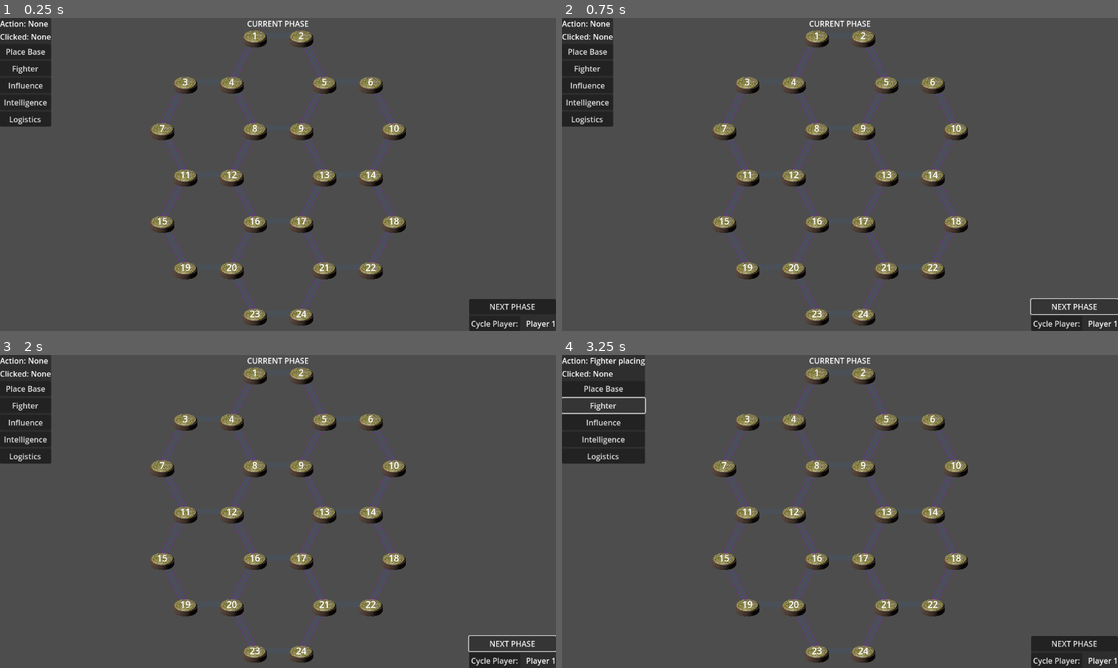
Above: before the commit, frames 1-4 (two rows, left to right).
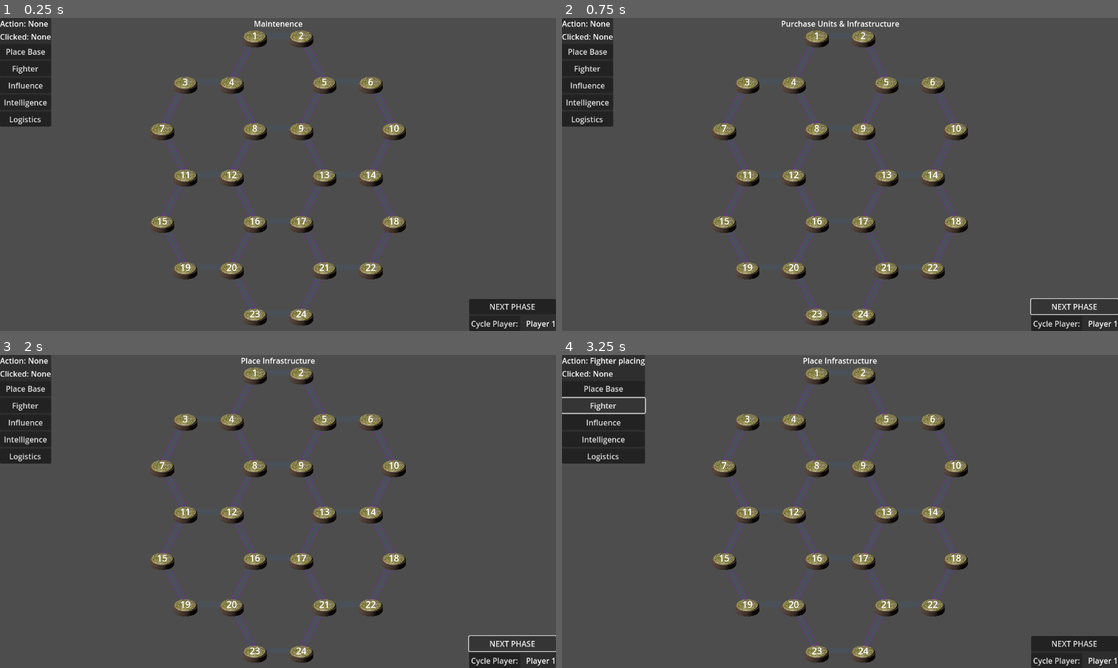
Above: after the commit, the same moments.

Repository: Sheepy3/insurgencygame
Game: Godot game, scene res://MapStuff/Map.tscn
The game is run twice, just before and just after one commit, with the same random seed, the same clock (stepped at 60 frames per second) and the same inputs. The project has no main scene, so this scene is started directly.
Inputs:
- Up to frame 1 (0.25 s): no input
- Up to frame 2 (0.75 s): click "NEXT PHASE" at 0.5 s
- Up to frame 3 (2 s): click "NEXT PHASE" at 1.25 s
- Up to frame 4 (3.25 s): click "Place Base" at 2 s; click "Fighter" at 2.75 s

The runs differ from the first frame. In frame 1, 0.1% of the frame differs, in the area x 44-56%, y 0-3%; in frame 2, 0.2%, in the area x 39-61%, y 0-3%; in frame 3, 0.2%; in frame 4, 0.2%.

Commit message:
phase cycling and data stored in overseer

Diff:
--- a/GUI/Game_UI.tscn
+++ b/GUI/Game_UI.tscn
@@ -127,5 +127,6 @@
 [connection signal="pressed" from="PanelContainer/VBoxContainer/Influence_Button" to="." method="_on_influence_button_pressed"]
 [connection signal="pressed" from="PanelContainer/VBoxContainer/Intelligence_Network_Button" to="." method="_on_intelligence_network_button_pressed"]
 [connection signal="pressed" from="PanelContainer/VBoxContainer/Logistics_Network_Button" to="." method="_on_logistics_network_button_pressed"]
+[connection signal="pressed" from="PanelContainer2/VBoxContainer/Phase_Button" to="." method="_on_phase_button_pressed"]
 [connection signal="pressed" from="PanelContainer2/VBoxContainer/HSplitContainer/Player_Switch_Button" to="." method="_on_player_switch_button_pressed"]
 [connection signal="timeout" from="Error_timer" to="." method="_on_error_timer_timeout"]
--- a/GUI/game_ui.gd
+++ b/GUI/game_ui.gd
@@ -5,8 +5,10 @@
 func _ready() -> void:
 	$Error_Message.hide()
 	show()
-	Overseer.change_player.connect(player_switch_ui)
+	Overseer.change_player.connect(_player_switch_ui)
+	Overseer.change_phase.connect(_phase_switch_ui)
 	Overseer.cycle_players()
+	_phase_switch_ui()
 	pass # Replace with function body.
 
 # Called every frame. 'delta' is the elapsed time since the previous frame.
@@ -42,8 +44,28 @@
 	Overseer.cycle_players()
 	pass # Replace with function body.
 
-func player_switch_ui() -> void:
+func _player_switch_ui() -> void:
 	$PanelContainer2/VBoxContainer/HSplitContainer/Dynamic_Player.text = Overseer.current_player
+
+func _phase_switch_ui() -> void:
+	match Overseer.current_phase:
+		0:
+			$Current_Phase.text = "Maintenence"
+		1:
+			$Current_Phase.text = "Purchase Units & Infrastructure"
+		2:
+			$Current_Phase.text = "Place Infrastructure"
+		3:
+			$Current_Phase.text = "Move Units"
+		4:
+			$Current_Phase.text = "Place Military Units & Infrastructure"
+		5:
+			$Current_Phase.text = "Collect Resources"
+
+func _on_phase_button_pressed() -> void:
+
+	Overseer.cycle_phases()
+
 
 func action_error(error_message:String) -> void:
 	$Error_Message.text = error_message
--- a/Helper_Scripts/Overseer.gd
+++ b/Helper_Scripts/Overseer.gd
@@ -1,13 +1,15 @@
 extends Node
-
+#to-do: add player colors
 var players:Array = ["Player 1", "Player 2"] #hardcoded, would be procedurally generated based on playercount
 var players_colors:Array = ["#ff0000", "#0000ff"]
 var selected_player_index:int = -1
 var current_player:String
-#to-do: add player colors
+
 enum {MAINTENENCE, PURCHASE, PLACE_INFRA, UNIT_MOVEMENT,PLACE_MILITARY, COLLECT}
+var current_phase:int = MAINTENENCE
 
 signal change_player
+signal change_phase
 
 func cycle_players() -> void:
 	var playerquant:int = players.size()-1
@@ -21,6 +23,15 @@
 		current_player = players[selected_player_index]
 		change_player.emit()
 		print(current_player)
+
+func cycle_phases() -> void:
+	print(current_phase)
+	if current_phase < COLLECT:
+		current_phase+=1
+		change_phase.emit()
+	else:
+		current_phase = MAINTENENCE
+		change_phase.emit()
 
 # Called when the node enters the scene tree for the first time.
 func _ready() -> void:
